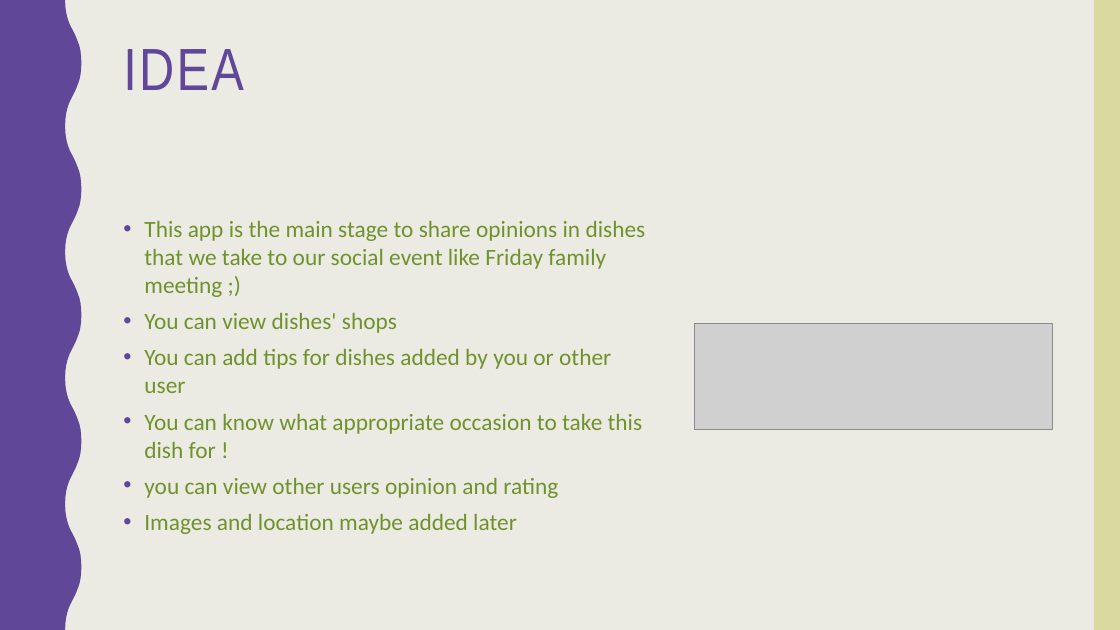
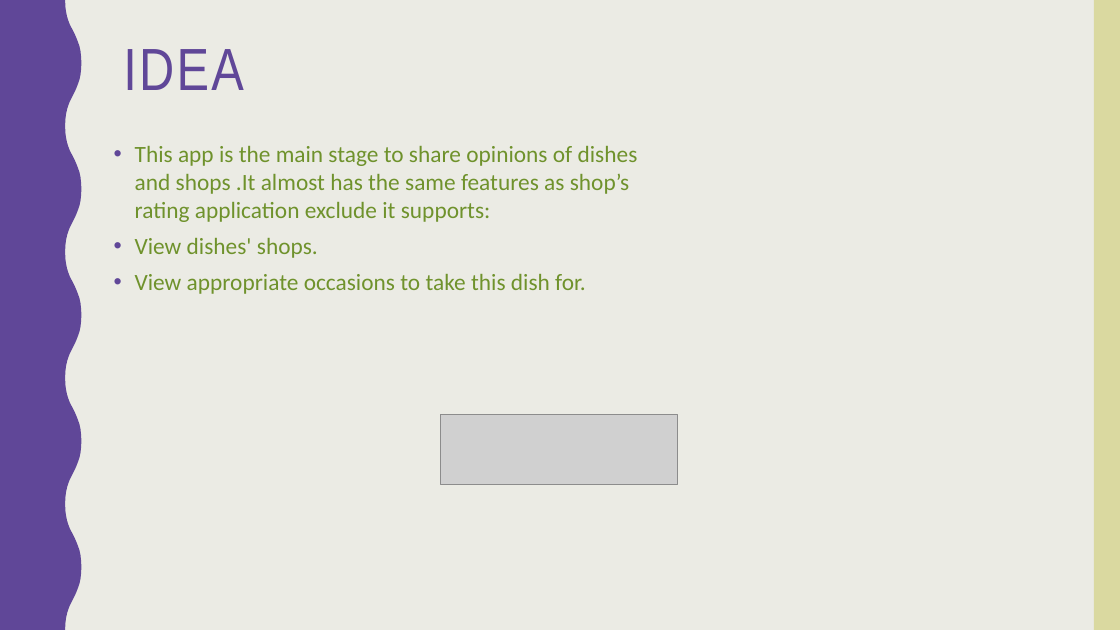
Before and after one commit to norahK/444SWE-Project, a slide deck: slide 2 of Pick a dish app.pptx. Drawn at 1120x630 pixels with LibreOffice and Linux fonts; fonts in the diff are those of the drawing; grey boxes stand for pictures. Boxes give left, top, right and bottom in pixels: in the first picture for what was removed or moved away, otherwise in the second. Text is boxed around its words. In the diff, an @@ line names an element or a change of style, - is before the commit and + after.

```diff
--- a/Pick a dish app.pptx
+++ b/Pick a dish app.pptx
@@ text at [135,146,638,294]: text changed @@
-• This app is the main stage to share opinions in dishes that we take to our social event like Friday family meeting ;)
-• You can view dishes' shops
-• You can add tips for dishes added by you or other user
-• You can know what appropriate occasion to take this dish for !
-• you can view other users opinion and rating
-• Images and location maybe added later
+• This app is the main stage to share opinions of dishes and shops .It almost has the same features as shop’s rating application exclude it supports:
+• View dishes' shops.
+• View appropriate occasions to take this dish for.
@@ picture: place and size @@
-picture at [694,323,1053,429]
+picture at [441,415,678,485]
```
Also in this commit, not shown: 2 other slides changed.
